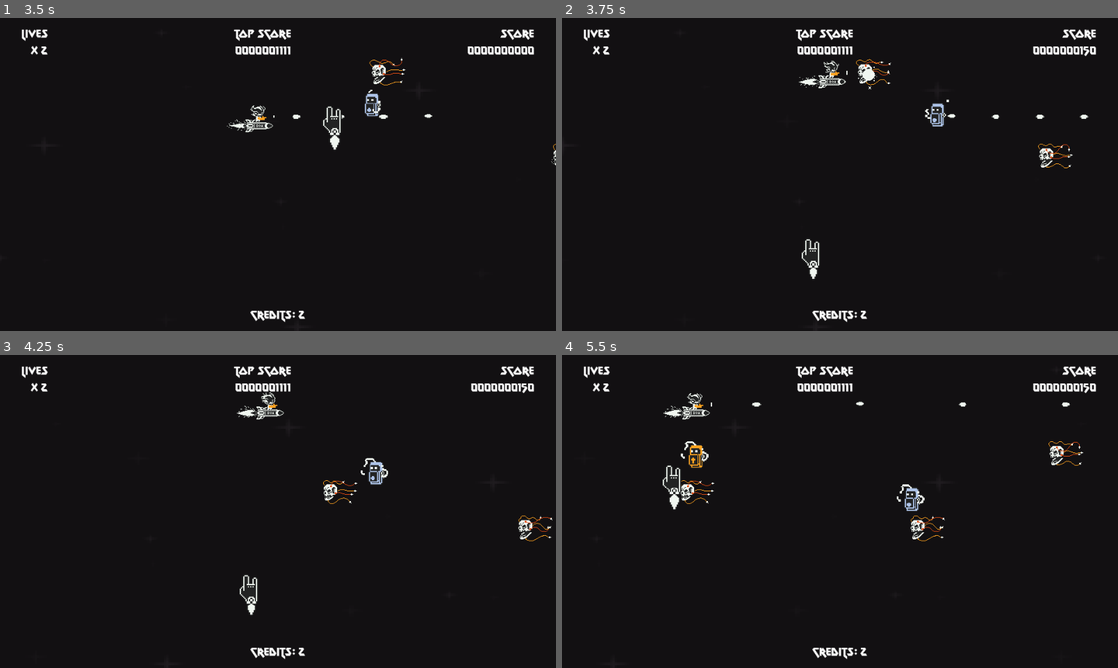
Above: before the commit, frames 1-4 (two rows, left to right).
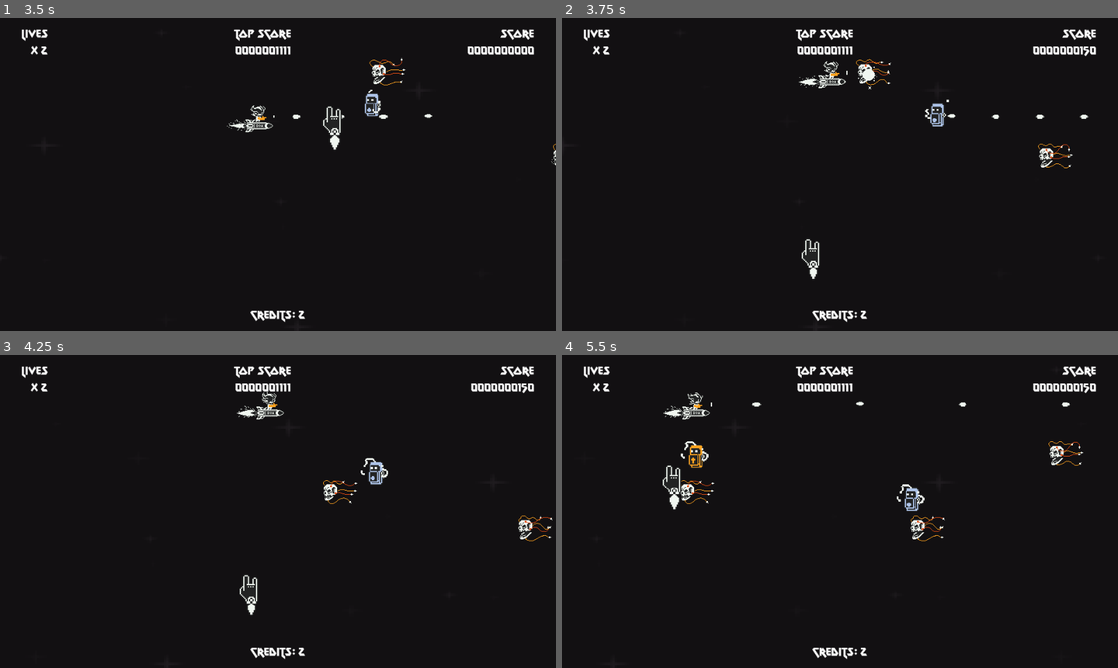
Above: after the commit, the same moments.

Repository: rnakkas/GodotSandbox
Game: Godot game, scene res://ShmupSandbox/Main/Scenes/main.tscn
Same seed, same stepped clock (60 frames per second), same inputs: the game is played once before the commit and once after it.
Inputs (mouse positions are in pixels of both pictures, inside the frame that each line leads up to):
- Up to frame 1 (3.5 s): tap Enter (ui_accept) at 0.5, 0.77, 1.25, 1.52 s; move the mouse to (400, 158) at 0.52 s; hold D (move_right) 0.53-1.28 s; hold Space (shoot) 0.53-1.28 s; move the mouse to (166, 190) at 1.27 s; hold S (move_down) 1.28-2 s; tap Space (shoot) at 1.35 s; click "Play" at 2 s; move the mouse to (333, 105) at 2.77 s; hold D (move_right) from 2.78 s (still down); hold Space (shoot) from 2.78 s (still down); tap 1 at 2.85 s
- Up to frame 2 (3.75 s): move the mouse to (812, 237) at 3.52 s; release D (move_right) at 3.53 s; release Space (shoot) at 3.53 s; hold W (move_up) from 3.53 s (still down); tap Space (shoot) at 3.6 s
- Up to frame 3 (4.25 s): keep holding W (move_up); tap Enter (ui_accept) at 3.77 s
- Up to frame 4 (5.5 s): move the mouse to (1006, 558) at 4.27 s; release W (move_up) at 4.28 s; hold Space (shoot) 4.28-5.03 s; hold A (move_left) from 4.28 s (still down); tap Enter (ui_accept) at 4.52, 5.27 s; tap Escape (pause) at 4.9 s; move the mouse to (673, 464) at 5.02 s; tap 1 at 5.1 s; tap Space (shoot) at 5.3 s

Frame 1 is identical in both runs. In frame 2, less than 0.1% of the frame differs, in the area x 47-50%, y 13-20%; in frame 3, less than 0.1%, in the area x 46-50%, y 11-18%; in frame 4, less than 0.1%.

Commit message:
pickups-powerups: moved shooting logic to dedicated shooting handler

Diff:
--- a/ShmupSandbox/Player/Scenes/player_cat.tscn
+++ b/ShmupSandbox/Player/Scenes/player_cat.tscn
@@ -398,6 +398,9 @@
 radius = 5.0
 height = 14.0
 
+[sub_resource type="CircleShape2D" id="CircleShape2D_uobwy"]
+radius = 9.0
+
 [sub_resource type="AtlasTexture" id="AtlasTexture_dguo2"]
 atlas = ExtResource("2_4ua8s")
 region = Rect2(0, 0, 32, 16)
@@ -455,9 +458,6 @@
 "name": &"shoot",
 "speed": 50.0
 }]
-
-[sub_resource type="CircleShape2D" id="CircleShape2D_uobwy"]
-radius = 9.0
 
 [node name="player_cat" type="CharacterBody2D"]
 collision_mask = 28
@@ -505,12 +505,27 @@
 scale = Vector2(2.1, 2.1)
 shape = SubResource("CapsuleShape2D_gdjmk")
 
-[node name="muzzle" type="Marker2D" parent="."]
-unique_name_in_owner = true
+[node name="hurtbox" type="Area2D" parent="."]
+collision_mask = 24
+monitoring = false
+monitorable = false
+
+[node name="CollisionShape2D" type="CollisionShape2D" parent="hurtbox"]
+position = Vector2(-1, -10)
+shape = SubResource("CircleShape2D_uobwy")
+debug_color = Color(0.994007, 0, 0.228904, 0.42)
+
+[node name="invincibility_timer" type="Timer" parent="."]
+one_shot = true
+
+[node name="shooting_handler" type="Node2D" parent="."]
+script = ExtResource("8_w8q8f")
+
+[node name="muzzle" type="Marker2D" parent="shooting_handler"]
 z_index = 1
 position = Vector2(16, -14)
 
-[node name="muzzle_flash" type="AnimatedSprite2D" parent="muzzle"]
+[node name="muzzle_flash" type="AnimatedSprite2D" parent="shooting_handler/muzzle"]
 unique_name_in_owner = true
 position = Vector2(8, 1)
 scale = Vector2(1.8, 1.8)
@@ -520,21 +535,7 @@
 frame = 5
 frame_progress = 1.0
 
-[node name="hurtbox" type="Area2D" parent="."]
-collision_mask = 24
-monitoring = false
-monitorable = false
-
-[node name="CollisionShape2D" type="CollisionShape2D" parent="hurtbox"]
-position = Vector2(-1, -10)
-shape = SubResource("CircleShape2D_uobwy")
-debug_color = Color(0.994007, 0, 0.228904, 0.42)
-
-[node name="invincibility_timer" type="Timer" parent="."]
-one_shot = true
-
-[node name="shooting_handler" type="Node2D" parent="."]
-script = ExtResource("8_w8q8f")
-
 [connection signal="area_entered" from="hurtbox" to="." method="_on_hurtbox_area_entered"]
 [connection signal="timeout" from="invincibility_timer" to="." method="_on_invincibility_timer_timeout"]
+[connection signal="now_shooting" from="shooting_handler" to="." method="_on_shooting_handler_now_shooting"]
+[connection signal="stopped_shooting" from="shooting_handler" to="." method="_on_shooting_handler_stopped_shooting"]
--- a/ShmupSandbox/Player/Scripts/player_cat.gd
+++ b/ShmupSandbox/Player/Scripts/player_cat.gd
@@ -2,12 +2,9 @@
 
 ## Velocity
 @export var _max_speed : float = 450.0
-# @export var _acceleration : float = 1800.0
-# @export var _damping : float = 2000.0
 
-## Shooting
-@export var fire_rate : float = 8.0
-@export var bullet_scene : PackedScene = preload("res://ShmupSandbox/Player/Scenes/player_bullet.tscn")
+## Shooting handler
+@onready var shooting_handler : ShootingHandler = $shooting_handler
 
 ## Sprites
 @onready var body: AnimatedSprite2D = %body
@@ -17,9 +14,6 @@
 @onready var death : AnimatedSprite2D = %death
 @onready var invincible : AnimatedSprite2D = %invincible
 
-## Muzzle
-@onready var muzzle : Marker2D = %muzzle
-
 ## Hurtbox
 @onready var hurtbox : Area2D = $hurtbox
 
@@ -28,35 +22,26 @@
 @onready var invincibility_timer : Timer = $invincibility_timer
 
 var viewport_size : Vector2
-var shooting_cooldown_time : float
-var on_shooting_cooldown : bool
 var is_dead : bool
 var can_be_invincible : bool
 
+
+################################################
+# NOTE: Ready
+################################################
 func _ready() -> void:
 	viewport_size = get_viewport_rect().size
-	shooting_cooldown_time = 1/fire_rate
 	invincibility_timer.wait_time = invincibility_time
 
+
+################################################
+# NOTE: Physics process
+################################################
 func _physics_process(_delta) -> void:
 	if is_dead:
 		return
 	_handle_movement()
 	move_and_slide()
-
-func _process(_delta: float) -> void:
-	_clamp_movement_to_screen_bounds()
-	_handle_shooting()
-	_handle_invincibility()
-
-## Handle pausing game
-func _unhandled_input(event: InputEvent) -> void:
-	if event.is_action_pressed("pause"):
-		SignalsBus.player_pressed_pause_game_event()
-
-####
-
-## Helper funcs
 
 func _handle_movement() -> void:
 	var input_dir := Vector2.ZERO
@@ -66,13 +51,18 @@
 	input_dir.y = Input.get_axis("move_up", "move_down")
 	input_dir = input_dir.normalized()  # Normalize for diagonal movement
 
-	# Acceleration
+	# Velocity calcs
 	if input_dir != Vector2.ZERO:
-		# velocity = velocity.move_toward(input_dir * _max_speed, _acceleration * delta)
 		velocity = input_dir * _max_speed
 	else:
-		# velocity = velocity.move_toward(Vector2.ZERO, _damping * delta)
 		velocity = Vector2.ZERO
+
+################################################
+# NOTE: Process
+################################################
+func _process(_delta: float) -> void:
+	_clamp_movement_to_screen_bounds()
+	_handle_invincibility()
 
 func _clamp_movement_to_screen_bounds() -> void:
 	# Clamp position within bounds
@@ -85,25 +75,6 @@
 	position.x = clamp(position.x, offset_x - min_bounds.x, max_bounds.x - offset_x)
 	position.y = clamp(position.y, offset_y_screen_top + min_bounds.y, max_bounds.y - offset_y_screen_bottom)
 
-func _handle_shooting() -> void:
-	if is_dead:
-		return
-	if Input.is_action_pressed("shoot"):
-		if !on_shooting_cooldown:
-			on_shooting_cooldown = true
-
-			var locations : Array[Vector2] = [muzzle.global_position]
-			SignalsBus.player_shooting_event(bullet_scene, locations)
-
-			body.play("shoot")
-			muzzle_flash.play("shoot")
-
-			await get_tree().create_timer(shooting_cooldown_time).timeout
-			on_shooting_cooldown = false
-	else:
-		body.play("idle")
-		body.frame = rocket.frame
-
 func _handle_invincibility() -> void:
 	if can_be_invincible:
 		can_be_invincible = false
@@ -115,9 +86,20 @@
 		rocket.visible = false # Contains body and thruster sprites
 		invincible.play("invincible")
 
-####
 
-## Hit by enemy or enemy projectiles
+################################################
+# NOTE: Game pause handler
+################################################
+func _unhandled_input(event: InputEvent) -> void:
+	if event.is_action_pressed("pause"):
+		SignalsBus.player_pressed_pause_game_event()
+
+
+
+################################################
+# NOTE: Hurtbox signal
+# Handle getting hit by enemies or projectiles
+################################################
 func _on_hurtbox_area_entered(_area: Area2D) -> void:
 	is_dead = true
 
@@ -138,9 +120,9 @@
 	queue_free()
 
 
-####
-
-## Stop invincibility
+################################################
+# NOTE: Stop invincibility signal
+################################################
 func _on_invincibility_timer_timeout() -> void:
 	# Re-enable hurtbox
 	hurtbox.set_deferred("monitoring", true)
@@ -151,5 +133,21 @@
 	invincible.play("none")
 
 
+################################################
+#NOTE: Handle shooting signals, used for animations
+################################################
+func _on_shooting_handler_now_shooting() -> void:
+	print("started shooting")
+	if is_dead:
+		return
+	body.play("shoot")
+	muzzle_flash.play("shoot")
+
+func _on_shooting_handler_stopped_shooting() -> void:
+	print("stopped shooting")
+	body.play("idle")
+	body.frame = rocket.frame
+
+
 ## FIXME: Have turned Monitoring and Monitorable off for the hurtbox area for testing
 	## Turn back on after done
--- a/ShmupSandbox/Player/Scripts/shooting_handler.gd
+++ b/ShmupSandbox/Player/Scripts/shooting_handler.gd
@@ -2,12 +2,8 @@
 
 #TODO: Will handle all the shooting logic for the player
 ## - Needs the following:
-	# - death state, player script will update it here
 	# - muzzles - for base, od and ch shooting
-	# - sprites for the body and rocket to play and sync shooting and idle animations
-	#		- maybe better to send signal to parent player node and let the parent handle the animations
-	# - muzzle flash sprites - for base, od and ch
-	#		- see previous point, maybe just send signal to player node
+	# - sends signals to parent player node for shooting and idle animations
 	# - fire rate
 	# - bullet scenes - for base, od and ch
 	# - power up level
@@ -15,3 +11,35 @@
 	# - od bullets per shot
 	# - global signal connection - powerup type that was picked up
 	# - emit global signal/event - to add bullets to the game when shooting
+
+@export var fire_rate : float = 8.0
+@export var bullet_scene : PackedScene = preload("res://ShmupSandbox/Player/Scenes/player_bullet.tscn")
+
+@onready var muzzle : Marker2D = $muzzle
+
+signal now_shooting()
+signal stopped_shooting()
+
+var is_dead: bool
+var on_shooting_cooldown : bool
+var shooting_cooldown_time : float
+
+func _ready() -> void:
+	shooting_cooldown_time = 1/fire_rate
+
+func _process(_delta: float) -> void:
+	_handle_shooting()
+
+func _handle_shooting() -> void:
+	if Input.is_action_pressed("shoot"):
+		if !on_shooting_cooldown:
+			on_shooting_cooldown = true
+
+			var locations : Array[Vector2] = [muzzle.global_position]
+			now_shooting.emit()
+			SignalsBus.player_shooting_event(bullet_scene, locations)
+
+			await get_tree().create_timer(shooting_cooldown_time).timeout
+			on_shooting_cooldown = false
+	else:
+		stopped_shooting.emit()
